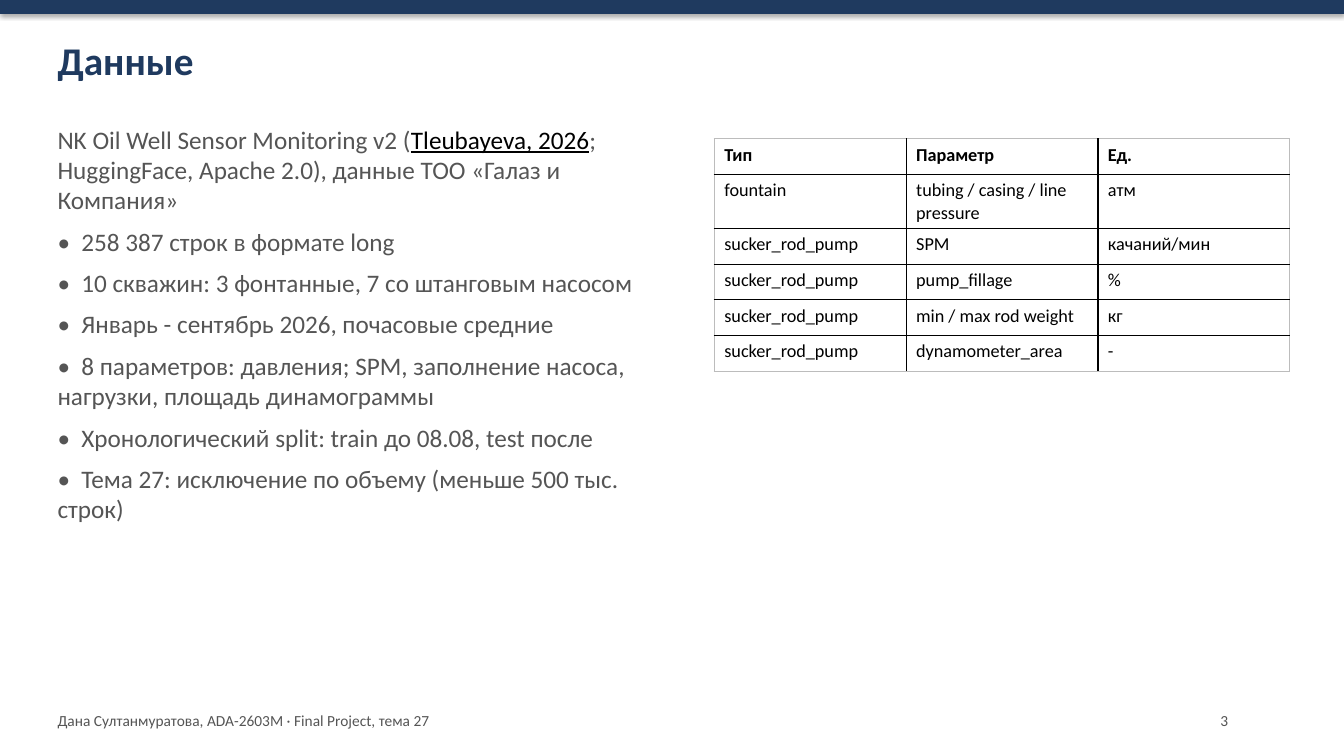
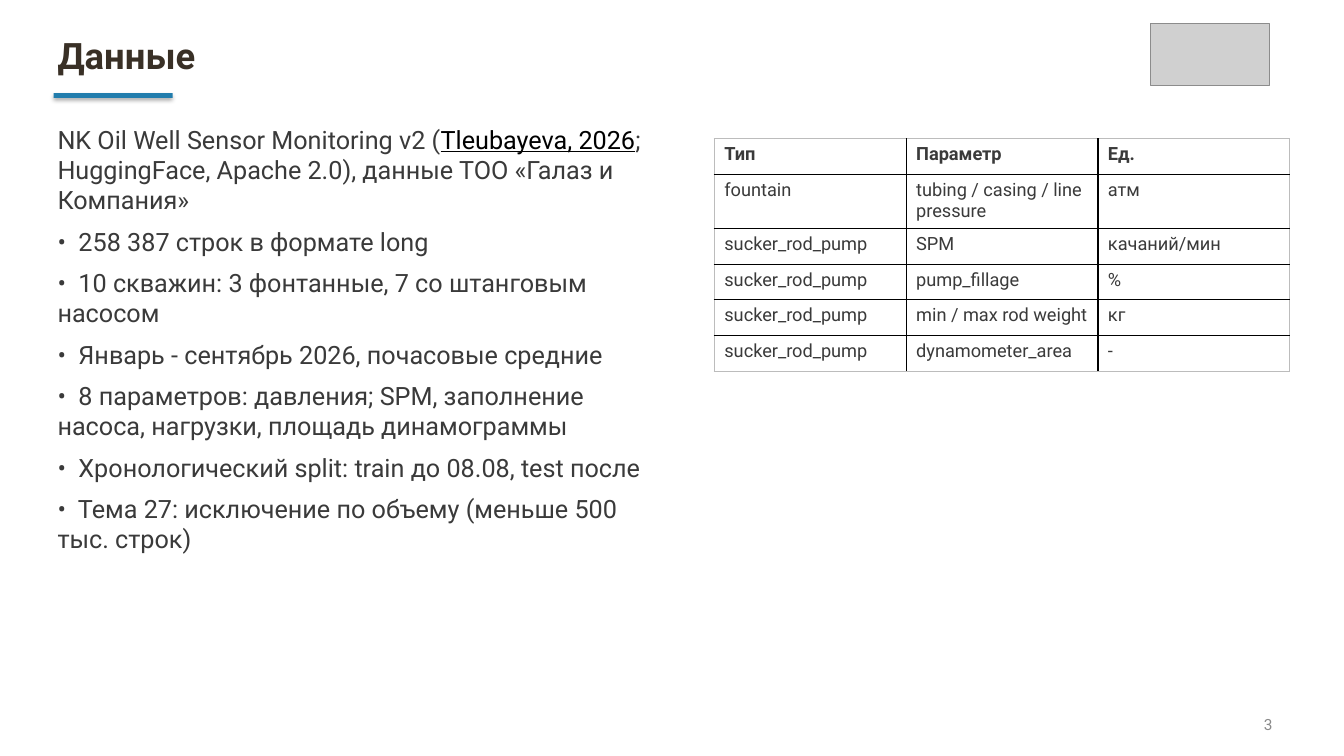
Before and after one commit to dsultless/oil_well_regimes, a slide deck: slide 3 of reports/Final_Project_Presentation_Sultanmuratova.pptx. Drawn at 1344x756 pixels with LibreOffice and Linux fonts; fonts in the diff are those of the drawing; grey boxes stand for pictures. Boxes give left, top, right and bottom in pixels: in the first picture for what was removed or moved away, otherwise in the second. Text is boxed around its words. In the diff, an @@ line names an element or a change of style, - is before the commit and + after.

Commit message:
Presentation: new layout with university logo, IBM Plex Sans, no footer

```diff
--- a/reports/Final_Project_Presentation_Sultanmuratova.pptx
+++ b/reports/Final_Project_Presentation_Sultanmuratova.pptx
@@ rectangle removed at (0, 0, 1344, 14) @@
@@ text "Данные" at (58, 43, 196, 76): size 28 to 26 pt, font Calibri to Roboto, text colour #1F3A5F to #393026 @@
@@ picture added at (1151, 24, 1270, 86) @@
@@ text "NK Oil Well Sensor Monitoring ..." at (58, 129, 641, 554): font Calibri to Roboto, text colour #555555 to #3A3A3A @@
@@ rectangle added at (53, 94, 172, 99), fill #227DAD @@
@@ table at (715, 139, 1290, 365) @@
@@ font Calibri to Roboto, text colour #000000 to #3A3A3A @@
@@ text removed at (58, 715, 430, 729) @@
-Дана Султанмуратова, ADA-2603M · Final Project, тема 27
@@ text "3": place and size @@
-text "3" at (1220, 716, 1228, 726)
+text "3" at (1264, 719, 1273, 730)
@@ text "3" at (1264, 719, 1273, 730): font Calibri to Roboto, text colour #555555 to #8A8A8A @@
```
Also in this commit, not shown: 13 other slides changed, 1 other file.
